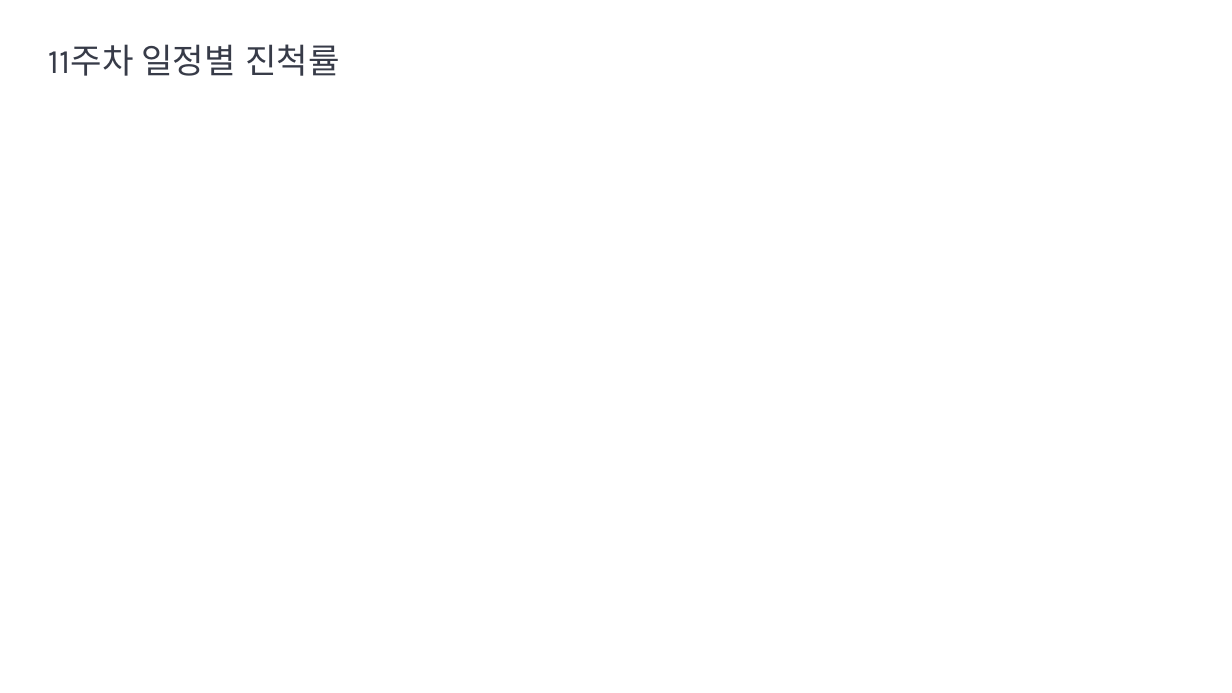
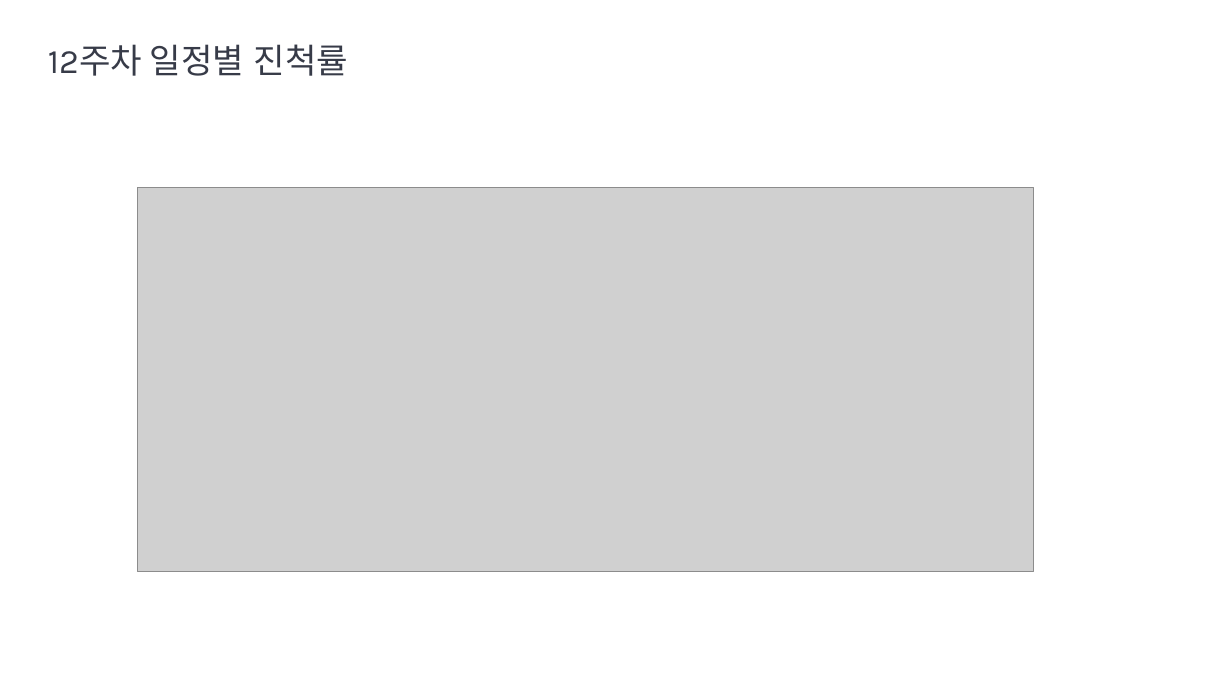
Before and after one commit to lraylanl/flutter-learning, a slide deck: slide 5 of Project_Interview/AI.pptx (slide 4 before the commit). Drawn at 1232x693 pixels with LibreOffice and Linux fonts; fonts in the diff are those of the drawing; grey boxes stand for pictures; background and template pictures are left out. Boxes give left, top, right and bottom in pixels: in the first picture for what was removed or moved away, otherwise in the second. Text is boxed around its words. In the diff, an @@ line names an element or a change of style, - is before the commit and + after.

```diff
--- a/Project_Interview/AI.pptx
+++ b/Project_Interview/AI.pptx
@@ text at bbox=[48, 44, 348, 76]: text changed @@
-11주차 일정별 진척률
+12주차 일정별 진척률
@@ picture added at bbox=[137, 187, 1033, 571] @@
```
Also in this commit, not shown: 1 other slide changed, 1 other file.
